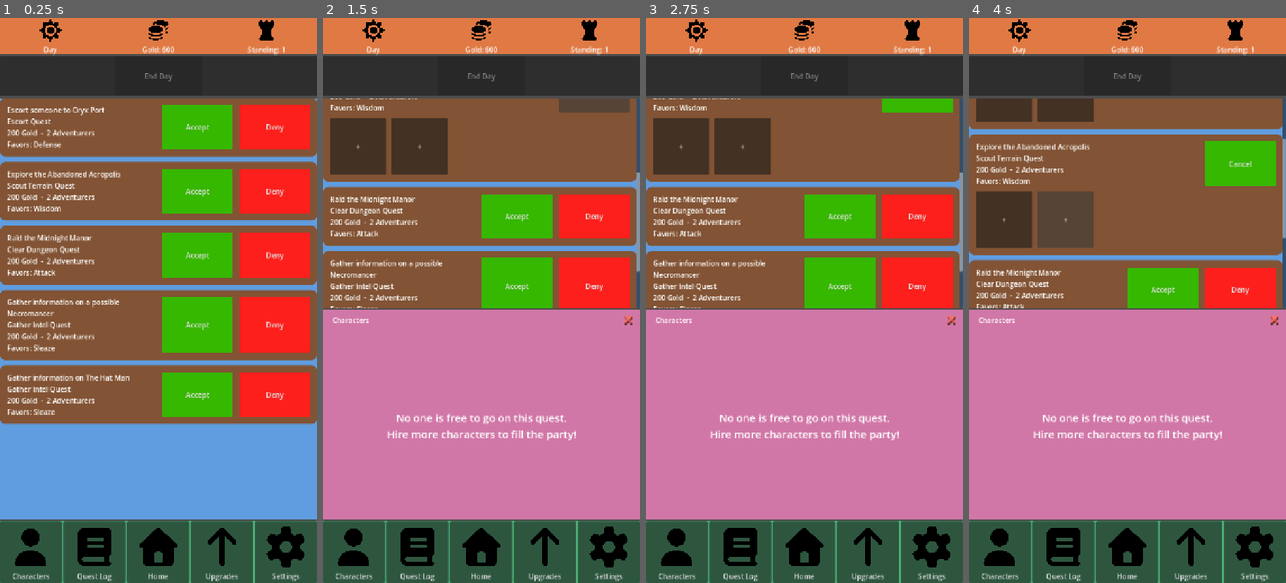
Above: before the commit, frames 1-4 (left to right).
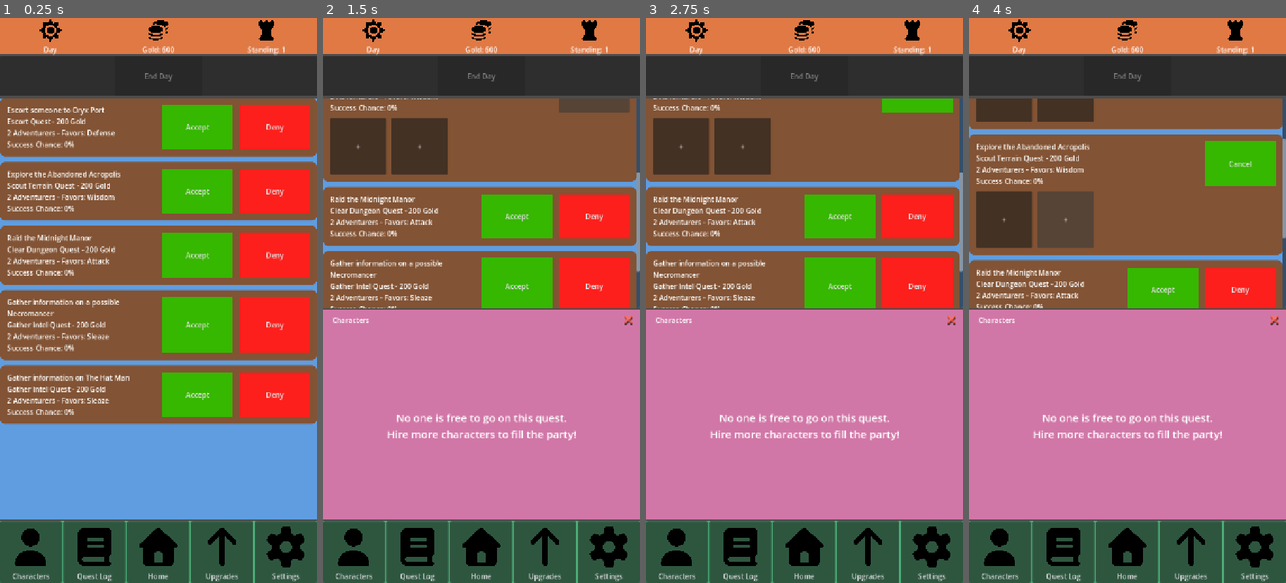
Above: after the commit, the same moments.

Repository: ActuallySanta/Fantasy-Guild-Manager
Game: Godot game, scene res://Scenes/UI/home_ui_prototype.tscn
Same seed, same stepped clock (60 frames per second), same inputs: the game is played once before the commit and once after it. The engine's default icon, where the game draws it, is replaced by a stand-in: a white triangle on a blue panel in a dark square.
Inputs:
- Up to frame 1 (0.25 s): no input
- Up to frame 2 (1.5 s): click "Accept" at 0.5 s; click "Accept" at 1.25 s
- Up to frame 3 (2.75 s): click "+" at 2 s
- Up to frame 4 (4 s): click "+" at 2.75 s; click "+" at 3.5 s

The runs differ from the first frame. In frame 1, 2.1% of the frame differs, in the area x 2-37%, y 17-71%; in frame 2, 0.9%; in frame 3, 0.9%; in frame 4, 0.8%.

Commit message:
lgith change

Diff:
--- a/Scripts/UI/quest_card.gd
+++ b/Scripts/UI/quest_card.gd
@@ -75,7 +75,7 @@
 	var count := get_slot_count(q)
 	var adventurers := "1 Adventurer" if count == 1 else "%d Adventurers" % count
 
-	return "%s\n%d Gold  -  %s\nFavors: %s" % [get_type_name(q), q.goldReward, adventurers, stat]
+	return "%s - %d Gold  \n%s - Favors: %s\nSuccess Chance: %d%%" % [get_type_name(q), q.goldReward, adventurers, stat, 0]
 
 # turns the QuestType enum into a name players can read
 static func get_type_name(q: CreatedQuest) -> String:
@@ -142,3 +142,4 @@
 # if any slot is changed, pass the updated party along
 func _on_slot_changed(_slot: CharacterSlot) -> void:
 	party_changed.emit(quest, get_party())
+	#print(quest.calcSuccessChance(get_party()))
